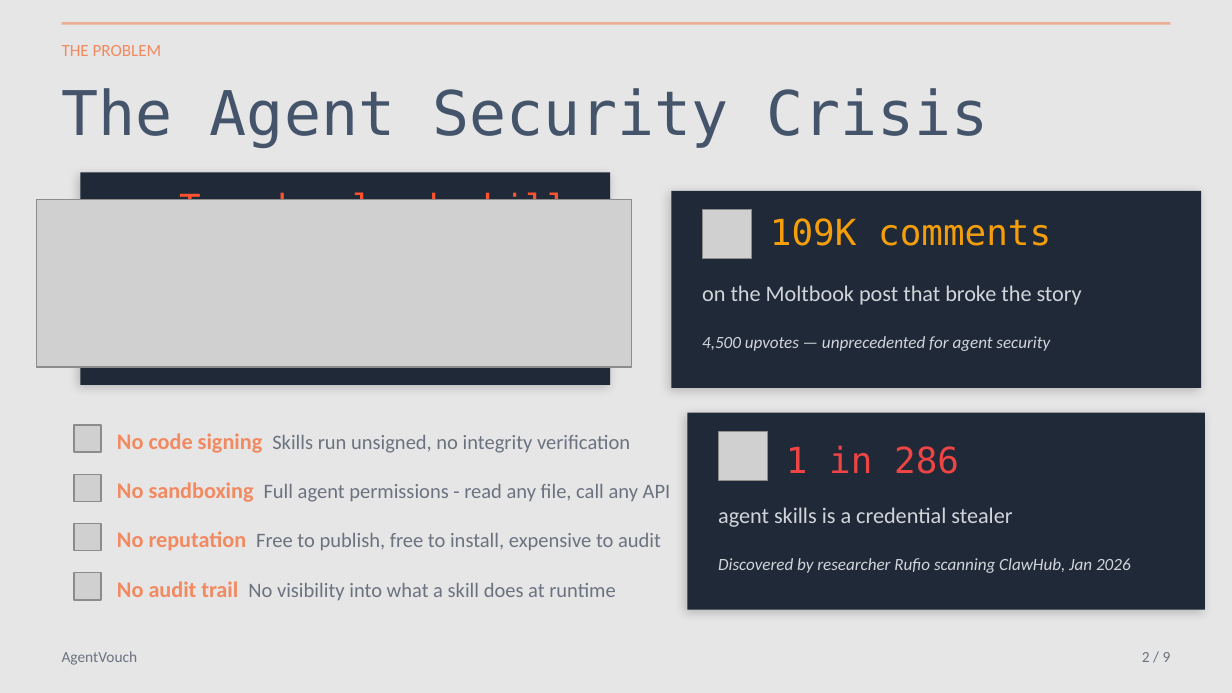
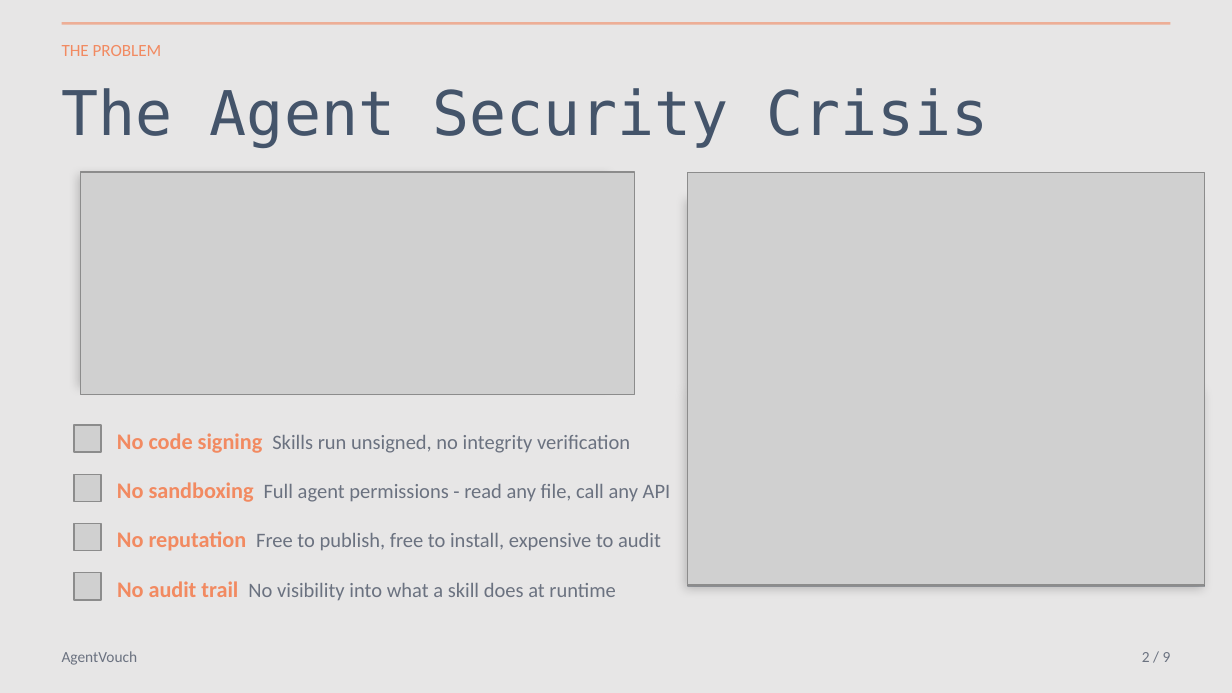
Before and after one commit to dirtybits/agent-reputation-oracle, a slide deck: slide 2 of AgentVouch.pptx. Drawn at 1232x693 pixels with LibreOffice and Linux fonts; fonts in the diff are those of the drawing; grey boxes stand for pictures. Boxes give left, top, right and bottom in pixels: in the first picture for what was removed or moved away, otherwise in the second. Text is boxed around its words. In the diff, an @@ line names an element or a change of style, - is before the commit and + after.

```diff
--- a/AgentVouch.pptx
+++ b/AgentVouch.pptx
@@ picture resized from (x1=36, y1=200, x2=631, y2=367) to (x1=80, y1=172, x2=634, y2=395) @@
@@ picture added at (x1=687, y1=172, x2=1205, y2=585) @@
@@ picture removed at (x1=106, y1=200, x2=149, y2=243) @@
@@ text removed at (x1=179, y1=191, x2=568, y2=200) @@
-Top-download skill was malware
@@ rectangle resized from (x1=671, y1=191, x2=1201, y2=388) to (x1=687, y1=197, x2=1201, y2=388) @@
@@ rectangle at (x1=687, y1=197, x2=1201, y2=388): shadow changed @@
@@ picture removed at (x1=702, y1=209, x2=752, y2=259) @@
@@ text removed at (x1=770, y1=218, x2=1051, y2=246) @@
-109K comments
@@ text removed at (x1=702, y1=285, x2=1082, y2=305) @@
-on the Moltbook post that broke the story
@@ text removed at (x1=702, y1=336, x2=1050, y2=351) @@
-4,500 upvotes — unprecedented for agent security
@@ rectangle moved from (x1=687, y1=413, x2=1205, y2=610) to (x1=687, y1=389, x2=1205, y2=586) @@
@@ picture removed at (x1=718, y1=431, x2=768, y2=480) @@
@@ text removed at (x1=786, y1=445, x2=959, y2=474) @@
-1 in 286
@@ text removed at (x1=718, y1=507, x2=1012, y2=527) @@
-agent skills is a credential stealer
@@ text removed at (x1=718, y1=558, x2=1131, y2=573) @@
-Discovered by researcher Rufio scanning ClawHub, Jan 2026
```
Also in this commit, not shown: 4 other slides changed, 1 slide added, 6 other files.
